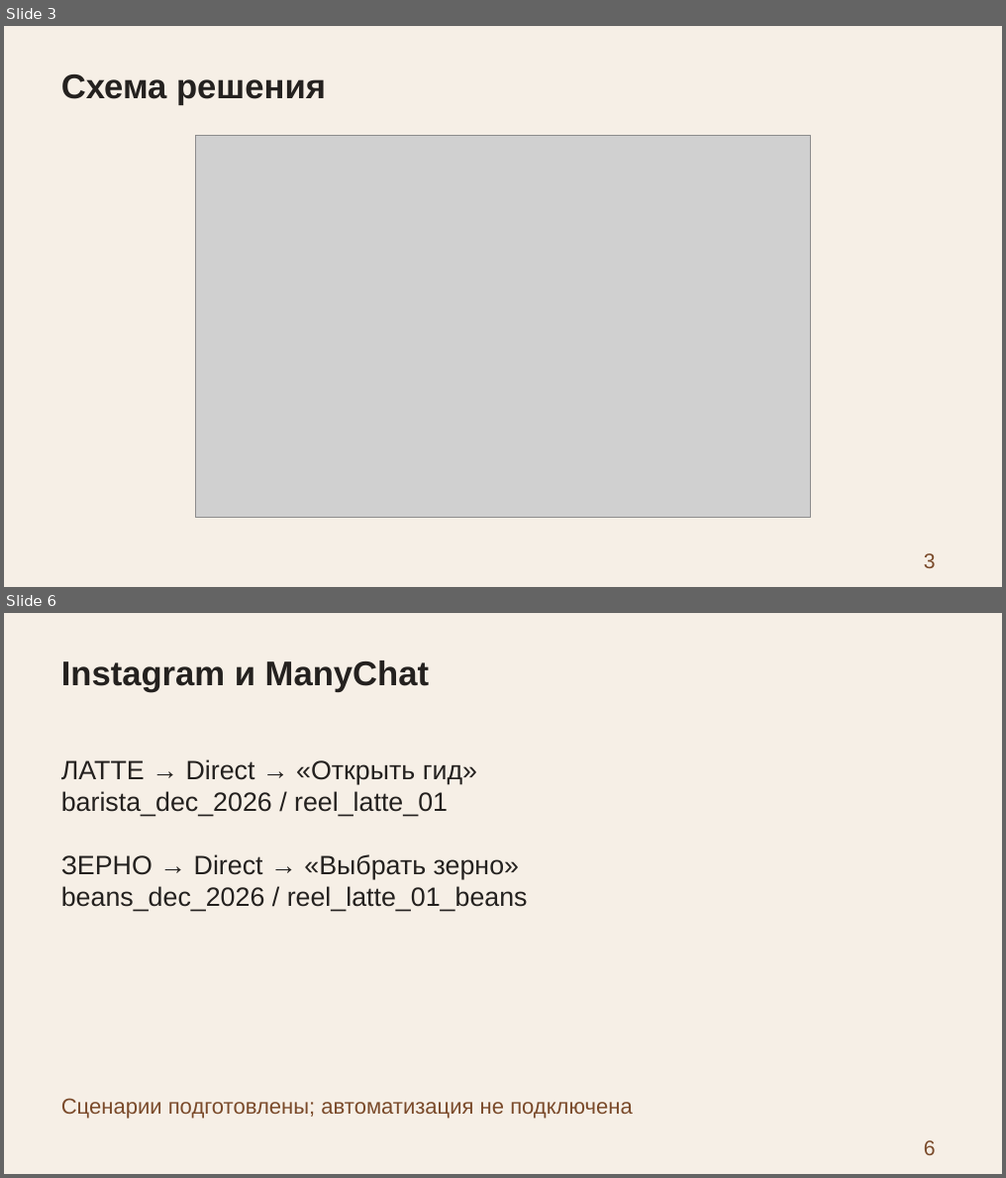
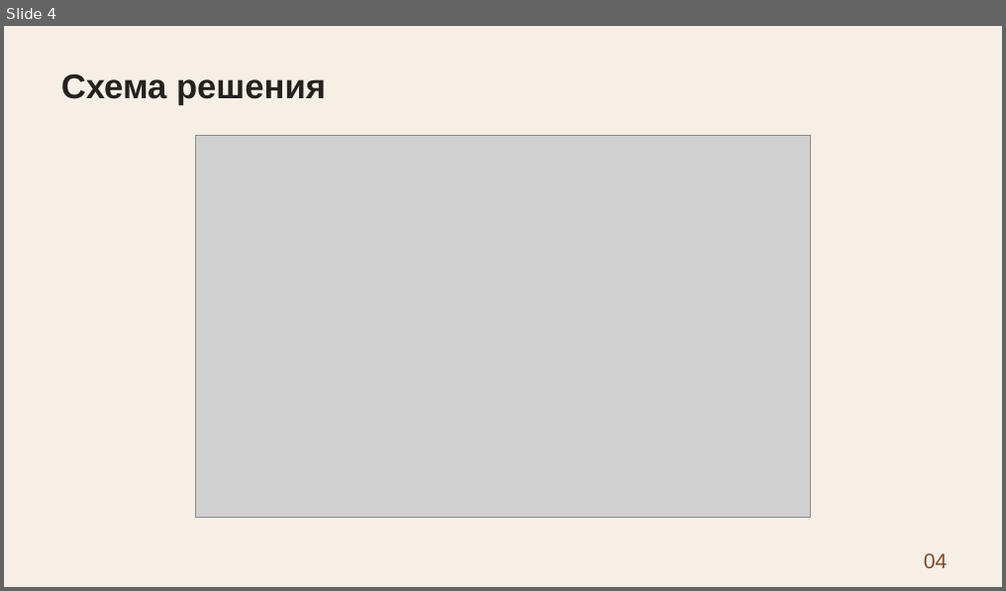
Before and after one commit to 4youmans/funnel-project, a slide deck: kursovaya_rabota/zerno7/presentation/zashchita.pptx. Shown one above the other, each under a label of ours: slides 3 and 6 before the commit, slide 4 after it; the slides between them are not shown. The pictures are 1006x1178 and 1006x591 pixels, drawn with LibreOffice and Linux fonts; fonts in the diff are those of the drawing; grey boxes stand for pictures. Boxes give left, top, right and bottom in pixels: in the first picture for what was removed or moved away, otherwise in the second. Text is boxed around its words. In the diff, an @@ line names an element or a change of style, - is before the commit and + after.

```diff
--- a/kursovaya_rabota/zerno7/presentation/zashchita.pptx
+++ b/kursovaya_rabota/zerno7/presentation/zashchita.pptx
@@ slide 6 removed at <box>4,613,1002,1174</box>, background #F6EFE6 @@
@@ text removed at <box>61,661,429,692</box> @@
-Instagram и ManyChat
@@ text removed at <box>61,760,528,912</box> @@
-ЛАТТЕ → Direct → «Открыть гид»
-barista_dec_2026 / reel_latte_01
-ЗЕРНО → Direct → «Выбрать зерно»
-beans_dec_2026 / reel_latte_01_beans
@@ text removed at <box>61,1098,633,1119</box> @@
-Сценарии подготовлены; автоматизация не подключена
@@ text removed at <box>924,1141,936,1156</box> @@
-6
@@ what was slide 3 is now slide 4 @@
@@ slide 4 changed as well @@
@@ text at <box>924,554,947,569</box>: text changed @@
-3
+04
```
Also in this commit, not shown: 2 other slides changed, 11 slides added, 8 other slides removed, 1 other file.
